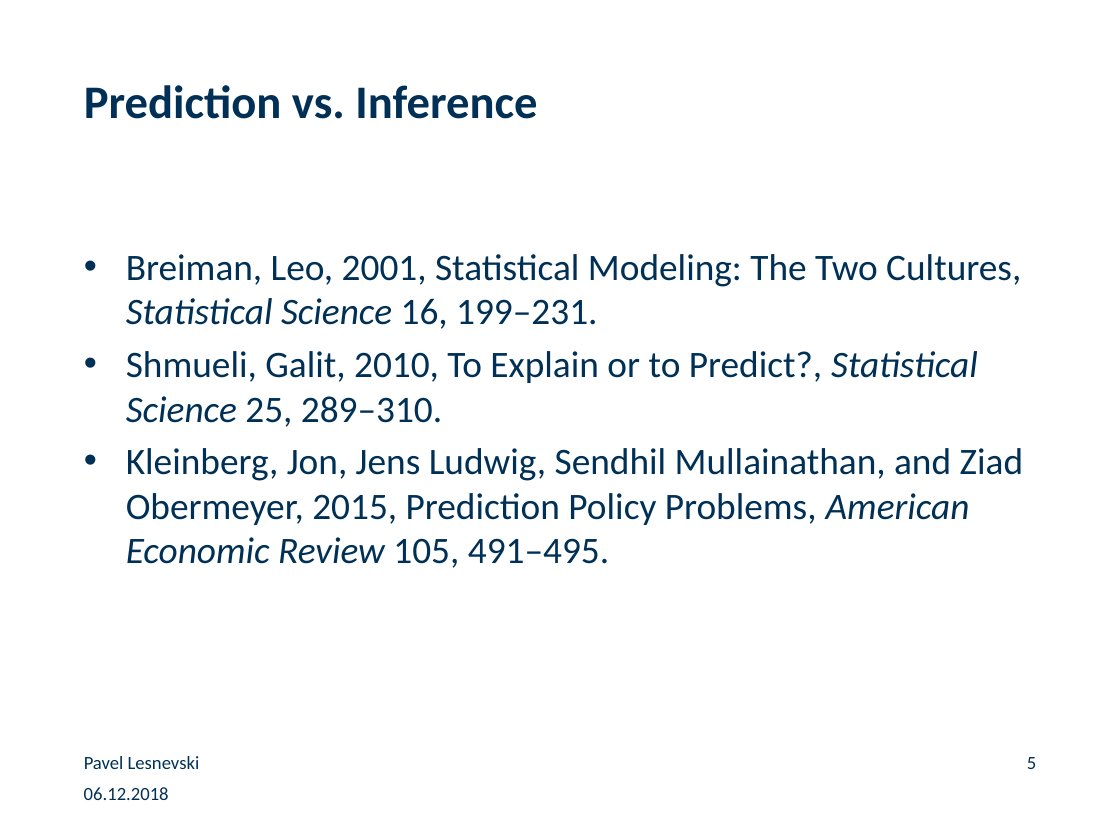
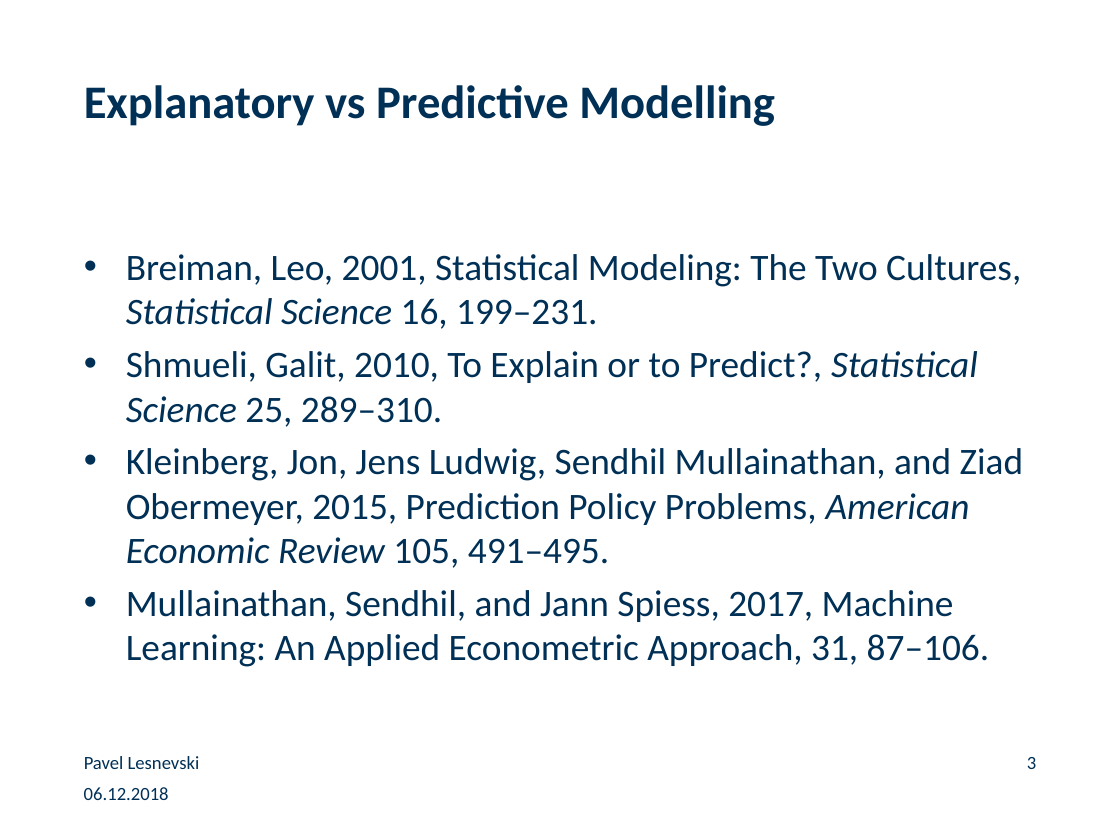
Before and after one commit to paveles/Machine_Learning_and_Equity_Index_Returns, a slide deck: slide 3 of _presentation/MachineLearning_StockMarketReturns.pptx (slide 5 before the commit). Drawn at 1120x840 pixels with LibreOffice and Linux fonts; fonts in the diff are those of the drawing; background and template pictures are left out. Boxes give left, top, right and bottom in pixels: in the first picture for what was removed or moved away, otherwise in the second. Text is boxed around its words. In the diff, an @@ line names an element or a change of style, - is before the commit and + after.

```diff
--- a/_presentation/MachineLearning_StockMarketReturns.pptx
+++ b/_presentation/MachineLearning_StockMarketReturns.pptx
@@ title at (x1=84, y1=85, x2=775, y2=126): text changed @@
-Prediction vs. Inference
+Explanatory vs Predictive Modelling
@@ text at (x1=126, y1=590, x2=990, y2=667): paragraph added @@
+• Mullainathan, Sendhil, and Jann Spiess, 2017, Machine Learning: An Applied Econometric Approach, 31, 87–106.
@@ page number at (x1=1027, y1=757, x2=1036, y2=769): text changed @@
-5
+3
```
Also in this commit, not shown: 7 other slides changed, 12 slides added, 4 slides removed, 3 other files.
